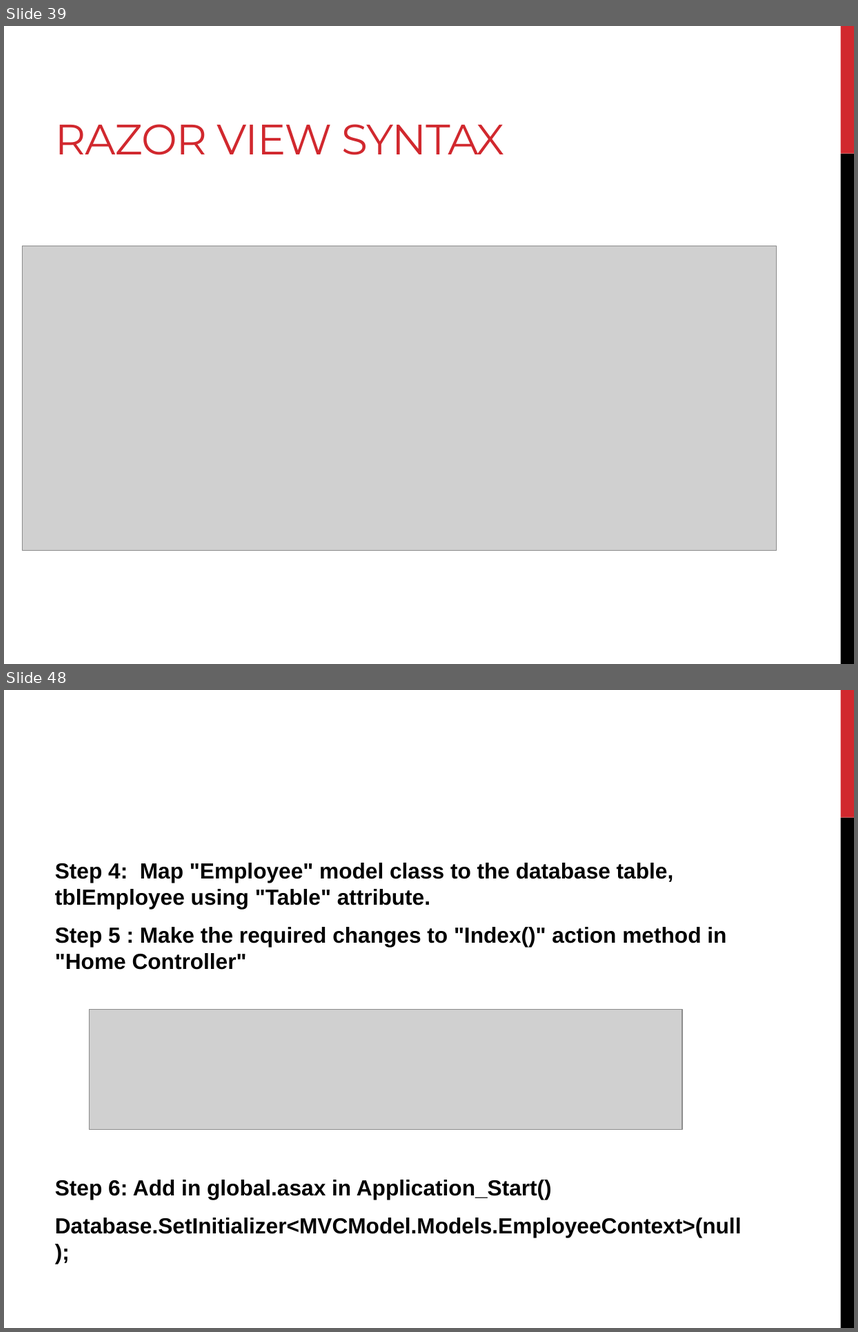
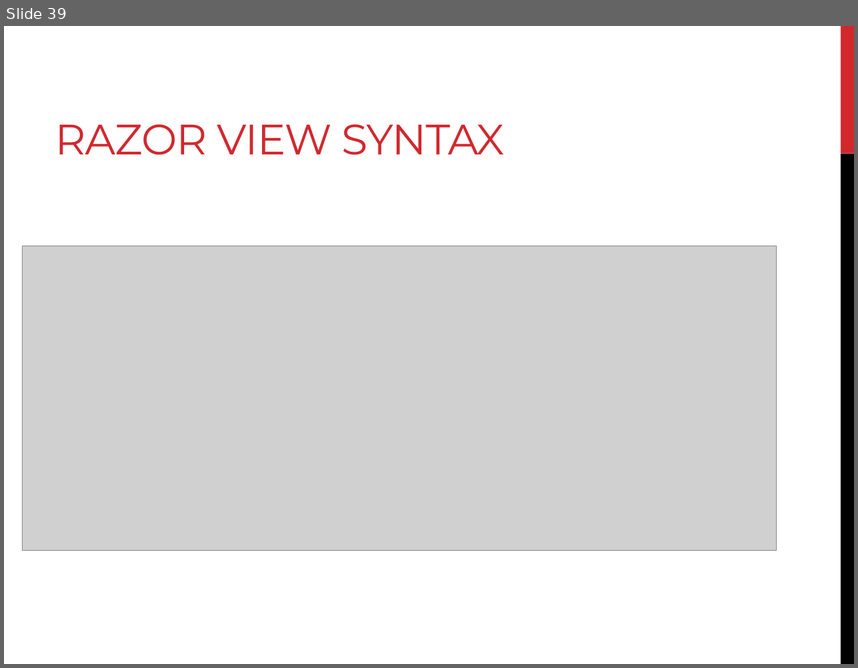
Before and after one commit to yyogesh/ASP.NET-MVC-Notes, a slide deck: ASP.NET_MVC_DAY1.pptx. Shown one above the other, each under a label of ours: slides 39 and 48 before the commit, slide 39 after it; the slides between them are not shown. The pictures are 858x1332 and 858x668 pixels, drawn with LibreOffice and Linux fonts; fonts in the diff are those of the drawing; grey boxes stand for pictures. Boxes give left, top, right and bottom in pixels: in the first picture for what was removed or moved away, otherwise in the second. Text is boxed around its words. In the diff, an @@ line names an element or a change of style, - is before the commit and + after.

```diff
--- a/ASP.NET_MVC_DAY1.pptx
+++ b/ASP.NET_MVC_DAY1.pptx
@@ slide 48 removed at (4,690,854,1328), background #FFFFFF; not listed: 2 template elements that a slide beside it also shows @@
@@ text removed at (55,862,742,1237) @@
-Step 4: Map "Employee" model class to the database table, tblEmployee using "Table" attribute.
-Step 5 : Make the required changes to "Index()" action method in "Home Controller"
-Step 6: Add in global.asax in Application_Start()
-Database.SetInitializer<MVCModel.Models.EmployeeContext>(null);
@@ picture removed at (89,1009,682,1130) @@
```
Also in this commit, not shown: 3 slides changed, 11 other slides removed.
